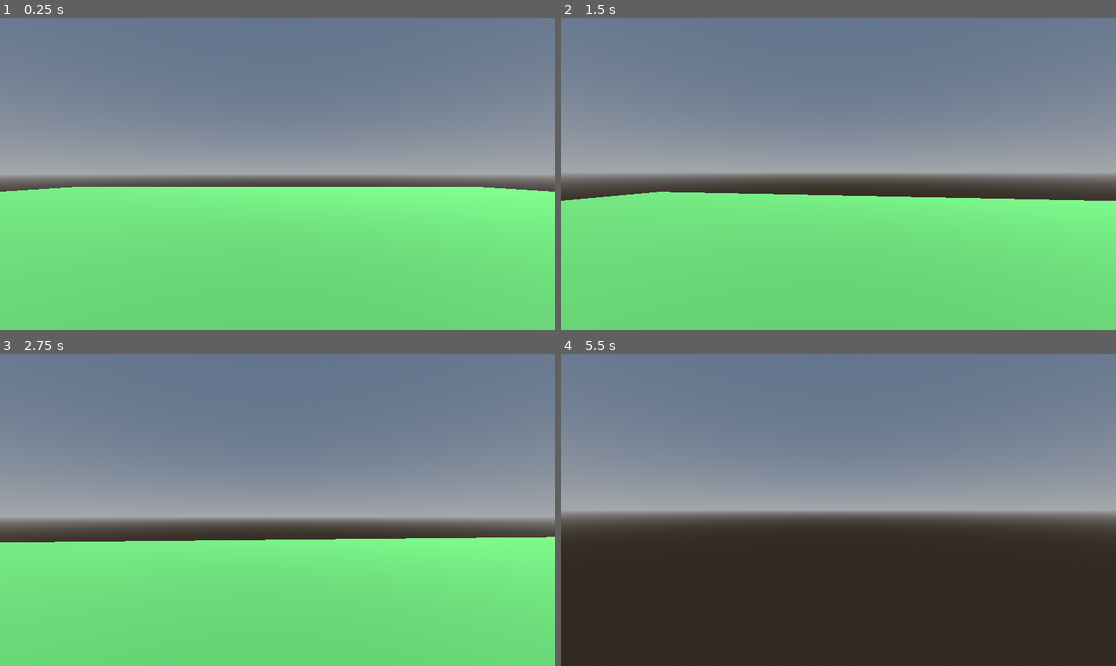
Above: before the commit, frames 1-4 (two rows, left to right).
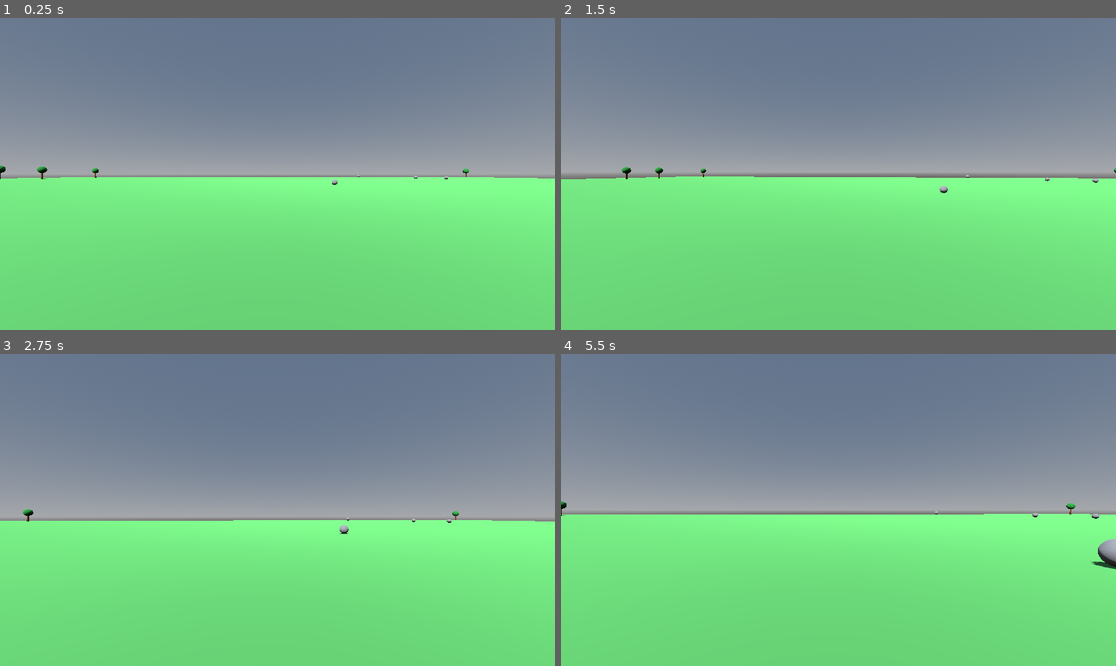
Above: after the commit, the same moments.

Repository: DanielSwick/ark-game
Game: Godot game, scene res://main.tscn
The game is run twice, just before and just after one commit, with the same random seed, the same clock (stepped at 60 frames per second) and the same inputs.
Inputs (mouse positions are in pixels of both pictures, inside the frame that each line leads up to):
- Up to frame 1 (0.25 s): no input
- Up to frame 2 (1.5 s): tap Enter at 0.5 s; move the mouse to (866, 174) at 0.52 s; hold W from 0.53 s (still down); tap Space at 0.77 s; move the mouse to (810, 174) at 1.27 s
- Up to frame 3 (2.75 s): keep holding W; tap Space at 1.52 s; move the mouse to (288, 503) at 2.02 s
- Up to frame 4 (5.5 s): keep holding W; move the mouse to (832, 516) at 2.77 s; tap Space at 3.02, 3.77, 4.52 s; move the mouse to (877, 513) at 3.52 s; move the mouse to (794, 506) at 4.27 s; move the mouse to (844, 510) at 5.02 s

The runs differ from the first frame. In frame 1, 3.4% of the frame differs, in the area x 0-100%, y 47-56%; in frame 2, 6.1%; in frame 3, 6.2%; in frame 4, 49%, in the area x 0-100%, y 47-100%.

Commit message:
Milestone 2: bigger world with scattered rocks and trees
Ground grows from 50x50 to 200x200. 15 rocks (random-sized spheres)
and 15 trees (cylinder trunk + sphere leaves) placed at random spots,
each with real collision so you bump into them instead of walking
through. A clear radius around spawn keeps the start area open.

Diff:
--- a/main.gd
+++ b/main.gd
@@ -7,10 +7,16 @@
 
 const PLAYER_SCENE := preload("res://player.tscn")
 
+const GROUND_SIZE := 200.0
+const NUM_ROCKS := 15
+const NUM_TREES := 15
+const SPAWN_CLEAR_RADIUS := 8.0
+
 func _ready() -> void:
 	_add_light()
 	_add_sky()
 	_add_ground()
+	_scatter_landmarks()
 	_add_player()
 
 func _add_light() -> void:
@@ -38,7 +44,7 @@
 	ground.name = "Ground"
 
 	var box_mesh := BoxMesh.new()
-	box_mesh.size = Vector3(50, 1, 50)
+	box_mesh.size = Vector3(GROUND_SIZE, 1, GROUND_SIZE)
 	var mesh_instance := MeshInstance3D.new()
 	mesh_instance.mesh = box_mesh
 	var mat := StandardMaterial3D.new()
@@ -47,7 +53,7 @@
 	ground.add_child(mesh_instance)
 
 	var box_shape := BoxShape3D.new()
-	box_shape.size = Vector3(50, 1, 50)
+	box_shape.size = Vector3(GROUND_SIZE, 1, GROUND_SIZE)
 	var collision_shape := CollisionShape3D.new()
 	collision_shape.shape = box_shape
 	ground.add_child(collision_shape)
@@ -55,6 +61,79 @@
 	ground.position = Vector3(0, -0.5, 0)
 	add_child(ground)
 
+func _scatter_landmarks() -> void:
+	for i in range(NUM_ROCKS):
+		_add_rock(_random_ground_position())
+	for i in range(NUM_TREES):
+		_add_tree(_random_ground_position())
+
+func _random_ground_position() -> Vector3:
+	var half := GROUND_SIZE / 2.0 - 2.0
+	var pos := Vector3.ZERO
+	while pos.length() < SPAWN_CLEAR_RADIUS:
+		pos = Vector3(randf_range(-half, half), 0, randf_range(-half, half))
+	return pos
+
+func _add_rock(pos: Vector3) -> void:
+	var rock := StaticBody3D.new()
+	var radius := randf_range(0.4, 0.9)
+
+	var sphere_mesh := SphereMesh.new()
+	sphere_mesh.radius = radius
+	sphere_mesh.height = radius * 2.0
+	var mesh_instance := MeshInstance3D.new()
+	mesh_instance.mesh = sphere_mesh
+	var mat := StandardMaterial3D.new()
+	mat.albedo_color = Color(0.5, 0.5, 0.5)
+	mesh_instance.material_override = mat
+	rock.add_child(mesh_instance)
+
+	var sphere_shape := SphereShape3D.new()
+	sphere_shape.radius = radius
+	var collision_shape := CollisionShape3D.new()
+	collision_shape.shape = sphere_shape
+	rock.add_child(collision_shape)
+
+	rock.position = pos + Vector3(0, radius, 0)
+	add_child(rock)
+
+func _add_tree(pos: Vector3) -> void:
+	var tree := StaticBody3D.new()
+
+	var trunk_mesh := CylinderMesh.new()
+	trunk_mesh.top_radius = 0.2
+	trunk_mesh.bottom_radius = 0.25
+	trunk_mesh.height = 2.5
+	var trunk_instance := MeshInstance3D.new()
+	trunk_instance.mesh = trunk_mesh
+	var trunk_mat := StandardMaterial3D.new()
+	trunk_mat.albedo_color = Color(0.4, 0.25, 0.1)
+	trunk_instance.material_override = trunk_mat
+	trunk_instance.position = Vector3(0, 1.25, 0)
+	tree.add_child(trunk_instance)
+
+	var leaves_mesh := SphereMesh.new()
+	leaves_mesh.radius = 1.1
+	leaves_mesh.height = 2.2
+	var leaves_instance := MeshInstance3D.new()
+	leaves_instance.mesh = leaves_mesh
+	var leaves_mat := StandardMaterial3D.new()
+	leaves_mat.albedo_color = Color(0.15, 0.5, 0.2)
+	leaves_instance.material_override = leaves_mat
+	leaves_instance.position = Vector3(0, 3.0, 0)
+	tree.add_child(leaves_instance)
+
+	var trunk_shape := CylinderShape3D.new()
+	trunk_shape.radius = 0.3
+	trunk_shape.height = 2.5
+	var collision_shape := CollisionShape3D.new()
+	collision_shape.shape = trunk_shape
+	collision_shape.position = Vector3(0, 1.25, 0)
+	tree.add_child(collision_shape)
+
+	tree.position = pos
+	add_child(tree)
+
 func _add_player() -> void:
 	var player: CharacterBody3D = PLAYER_SCENE.instantiate()
 	player.position = Vector3(0, 1, 0)
